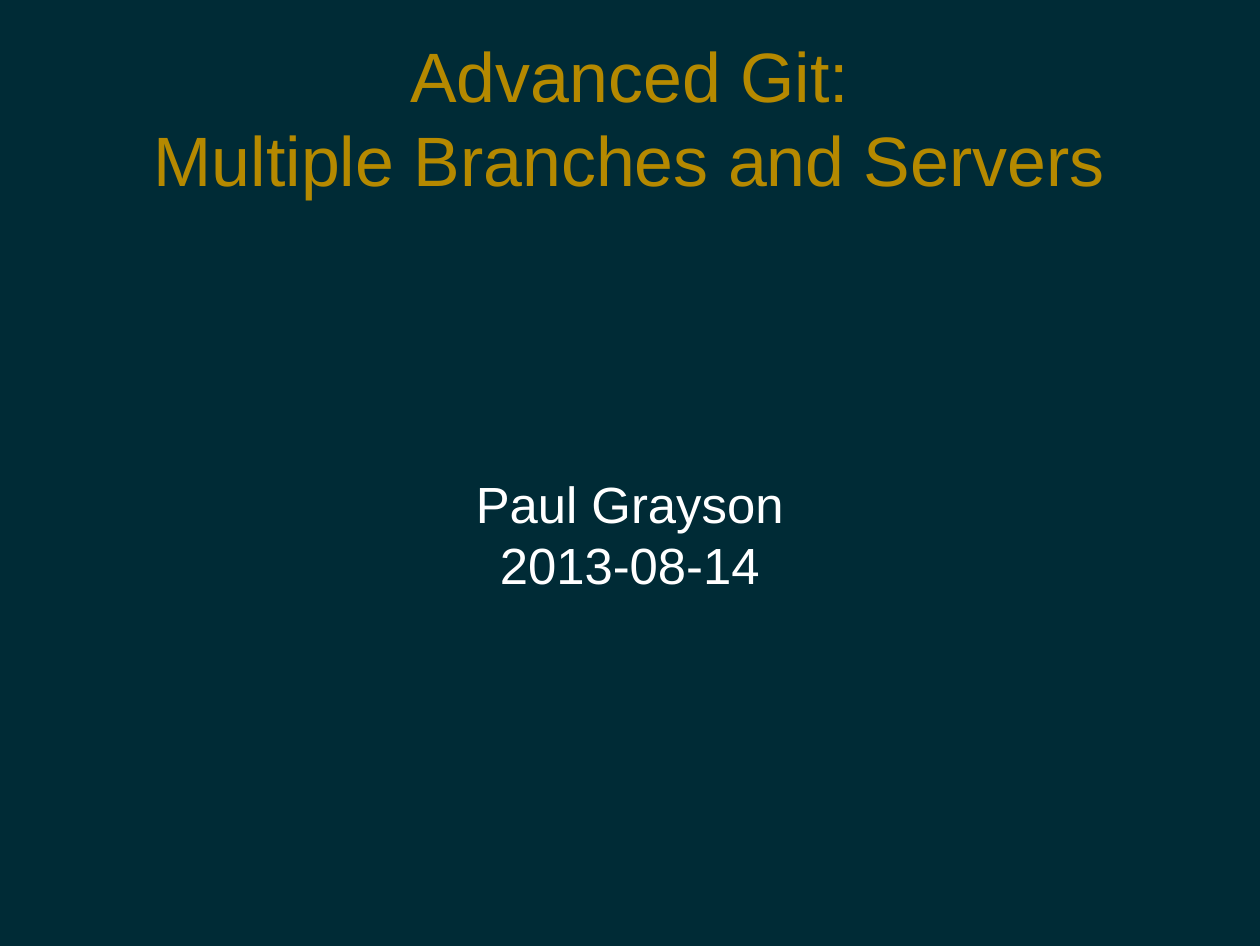
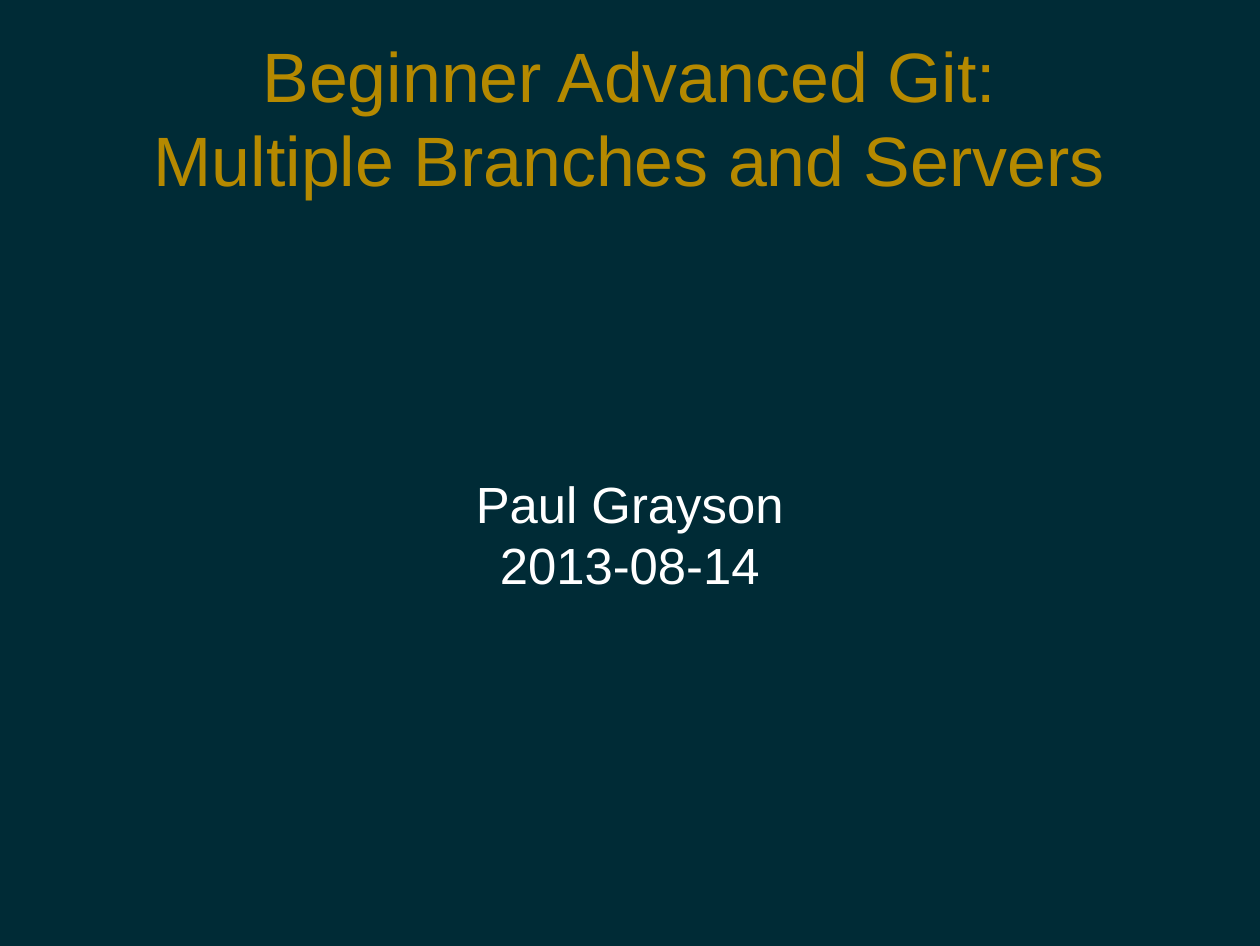
Before and after one commit to pdg137/gitpres, a slide deck: slide 1 of advanced.odp. Drawn at 1260x946 pixels with LibreOffice and Linux fonts; fonts in the diff are those of the drawing. Boxes give left, top, right and bottom in pixels: in the first picture for what was removed or moved away, otherwise in the second. Text is boxed around its words. In the diff, an @@ line names an element or a change of style, - is before the commit and + after.

Commit message:
updated advanced presentation (mostly done)

```diff
--- a/advanced.odp
+++ b/advanced.odp
@@ title at (x1=154, y1=51, x2=1105, y2=199): text changed @@
-Advanced Git:
-Multiple Branches and Servers
+Beginner Advanced Git:
+Multiple Branches and Servers
```
Also in this commit, not shown: 1 other slide changed, 8 slides added.
